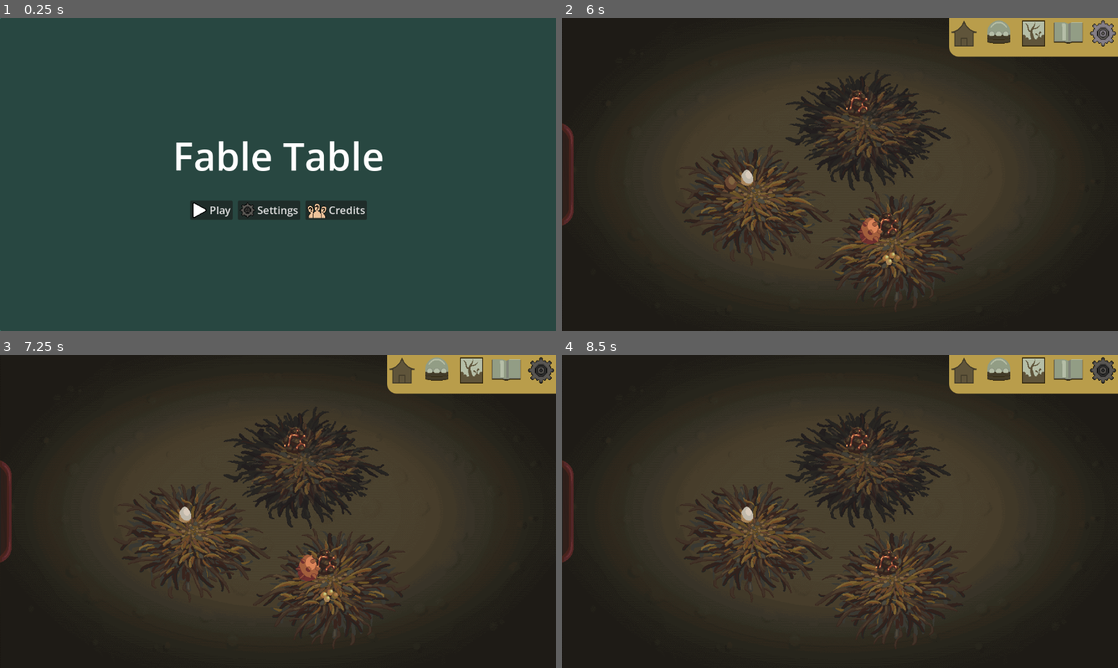
Above: before the commit, frames 1-4 (two rows, left to right).
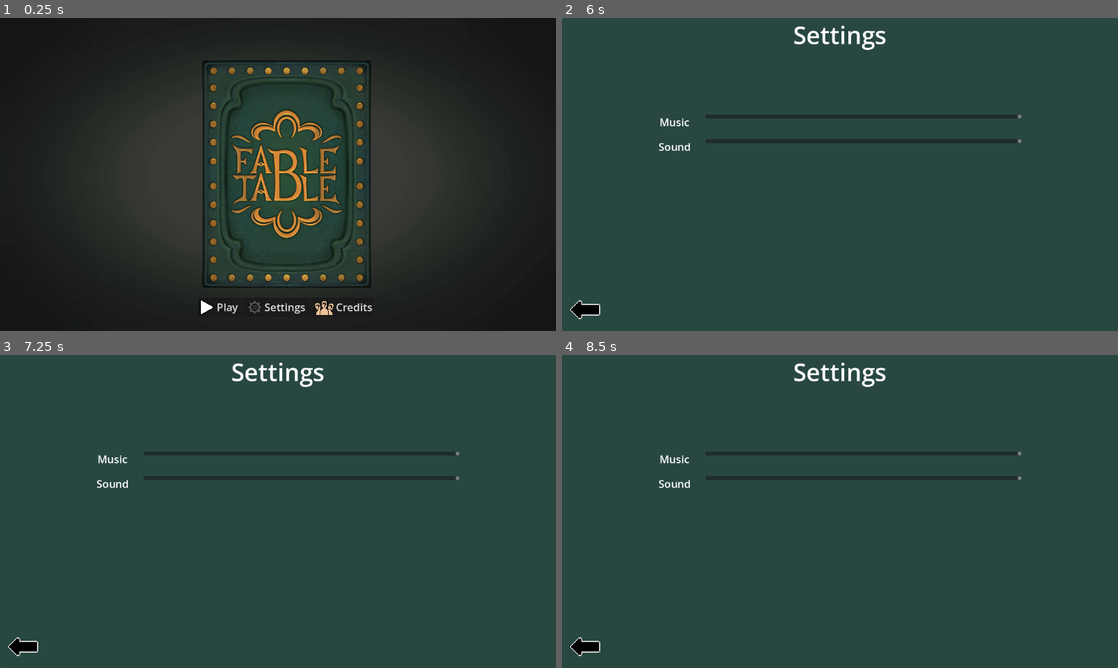
Above: after the commit, the same moments.

Repository: FrostyEmby/cafe-dot-secret-ingredient
Game: Godot game, scene res://scenes/main_menu.tscn
Two runs of this game, one before a commit and one after it. Both use one fixed random seed, a clock stepped at 60 frames per second and the inputs below. Sound files missing from this copy of the repository are replaced by a short silence.
Inputs (mouse positions are in pixels of both pictures, inside the frame that each line leads up to):
- Up to frame 1 (0.25 s): no input
- Up to frame 2 (6 s): click "Settings" at 0.5 s; click (584, 309) at 1.25 s; click "Credits" at 2 s; click "Back" at 2.75 s; click "Play" at 3.5 s; click (1101, 36) at 4.25 s; click (1101, 36) at 5.02 s; click (962, 36) at 5.77 s
- Up to frame 3 (7.25 s): click (189, 514) at 6.52 s
- Up to frame 4 (8.5 s): click (873, 567) at 7.27 s; click (890, 592) at 8.02 s

The runs differ from the first frame. In frame 1, 70% of the frame differs, in the area x 0-100%, y 0-100%; in frame 2, 97%; in frame 3, 97%; in frame 4, 97%.

Commit message:
Main menu visuals

Diff:
--- a/scenes/main_menu.tscn
+++ b/scenes/main_menu.tscn
@@ -1,104 +1,94 @@
-[gd_scene load_steps=11 format=3 uid="uid://dhs6v4k8dmjo4"]
+[gd_scene format=3 uid="uid://dhs6v4k8dmjo4"]
 
 [ext_resource type="Script" uid="uid://dvdg3gi0uee1j" path="res://scripts/main_menu.gd" id="1_wu84c"]
+[ext_resource type="Texture2D" uid="uid://dadd0whb2ulsl" path="res://art/final props/Gradient Background.png" id="2_5dd4i"]
 [ext_resource type="Theme" uid="uid://4vrmlk1raavy" path="res://resources/theme.tres" id="2_8ln24"]
+[ext_resource type="Texture2D" uid="uid://dy0st642kg23l" path="res://art/title/title book2.png" id="3_lgwnu"]
 [ext_resource type="Texture2D" uid="uid://b24uftqnjnnwv" path="res://art/icons/Play.png" id="3_rtw2f"]
 [ext_resource type="Texture2D" uid="uid://cgn6g6ykgffnx" path="res://art/icons/gear.png" id="4_oa1go"]
 [ext_resource type="PackedScene" uid="uid://b085dkuk7uq8r" path="res://scenes/mini_menu.tscn" id="5_8ln24"]
 [ext_resource type="Texture2D" uid="uid://b6mh3wjq2rely" path="res://art/icons/who.png" id="5_oa1go"]
 [ext_resource type="AudioStream" uid="uid://ct3ff1chu1rmr" path="res://sound/music/Calm entry.wav" id="6_rtw2f"]
-[ext_resource type="AudioStream" uid="uid://blvokbg44omm3" path="res://sound/sound effects/Accept.wav" id="8_tbmy8"]
 
-[sub_resource type="LabelSettings" id="LabelSettings_fu7sn"]
-font_size = 80
-
-[sub_resource type="LabelSettings" id="LabelSettings_jix8l"]
-font_size = 30
-
-[node name="Main Menu" type="Control"]
+[node name="Main Menu" type="Control" unique_id=490014450]
 layout_mode = 3
 anchors_preset = 0
 script = ExtResource("1_wu84c")
 
-[node name="PanelContainer" type="PanelContainer" parent="."]
+[node name="Background" type="TextureRect" parent="." unique_id=2100330824]
 layout_mode = 0
-offset_right = 1154.0
-offset_bottom = 648.0
+offset_right = 1153.0
+offset_bottom = 649.0
+texture = ExtResource("2_5dd4i")
+expand_mode = 1
+stretch_mode = 4
+
+[node name="Title Book" type="TextureRect" parent="." unique_id=353676113]
+layout_mode = 0
+offset_left = 113.0
+offset_top = 52.0
+offset_right = 1082.0
+offset_bottom = 594.0
+texture = ExtResource("3_lgwnu")
+expand_mode = 1
+stretch_mode = 4
+
+[node name="PanelContainer" type="PanelContainer" parent="." unique_id=250923396]
+layout_mode = 0
+offset_left = 409.0
+offset_top = 579.0
+offset_right = 775.0
+offset_bottom = 619.0
 theme = ExtResource("2_8ln24")
 
-[node name="VBoxContainer" type="VBoxContainer" parent="PanelContainer"]
-layout_mode = 2
-alignment = 1
-
-[node name="Title" type="Label" parent="PanelContainer/VBoxContainer"]
-layout_mode = 2
-text = "Fable Table"
-label_settings = SubResource("LabelSettings_fu7sn")
-horizontal_alignment = 1
-
-[node name="Subtitle" type="Label" parent="PanelContainer/VBoxContainer"]
-visible = false
-layout_mode = 2
-text = "By Ripesto, Nyx, VDubbz, FrostyEmby, Madpole, Mint_rps"
-label_settings = SubResource("LabelSettings_jix8l")
-horizontal_alignment = 1
-
-[node name="MarginContainer" type="MarginContainer" parent="PanelContainer/VBoxContainer"]
-layout_mode = 2
-theme = ExtResource("2_8ln24")
-theme_override_constants/margin_top = 30
-
-[node name="HBoxContainer" type="HBoxContainer" parent="PanelContainer/VBoxContainer"]
+[node name="HBoxContainer" type="HBoxContainer" parent="PanelContainer" unique_id=1090407748]
 layout_mode = 2
 size_flags_horizontal = 4
 alignment = 1
 
-[node name="Play" type="Button" parent="PanelContainer/VBoxContainer/HBoxContainer"]
+[node name="Play" type="Button" parent="PanelContainer/HBoxContainer" unique_id=1936147501]
 layout_mode = 2
 theme = ExtResource("2_8ln24")
 text = "Play"
 icon = ExtResource("3_rtw2f")
 alignment = 0
 
-[node name="Space" type="MarginContainer" parent="PanelContainer/VBoxContainer/HBoxContainer"]
+[node name="Space" type="MarginContainer" parent="PanelContainer/HBoxContainer" unique_id=206864820]
 layout_mode = 2
 theme = ExtResource("2_8ln24")
 theme_override_constants/margin_right = 3
 
-[node name="Settings" type="Button" parent="PanelContainer/VBoxContainer/HBoxContainer"]
+[node name="Settings" type="Button" parent="PanelContainer/HBoxContainer" unique_id=1805894709]
 layout_mode = 2
 theme = ExtResource("2_8ln24")
 text = "Settings"
 icon = ExtResource("4_oa1go")
 alignment = 0
 
-[node name="Space2" type="MarginContainer" parent="PanelContainer/VBoxContainer/HBoxContainer"]
+[node name="Space2" type="MarginContainer" parent="PanelContainer/HBoxContainer" unique_id=888379846]
 layout_mode = 2
 theme = ExtResource("2_8ln24")
 theme_override_constants/margin_right = 3
 
-[node name="Credits" type="Button" parent="PanelContainer/VBoxContainer/HBoxContainer"]
+[node name="Credits" type="Button" parent="PanelContainer/HBoxContainer" unique_id=859294853]
 layout_mode = 2
 theme = ExtResource("2_8ln24")
 text = "Credits"
 icon = ExtResource("5_oa1go")
 alignment = 0
 
-[node name="Mini Menu" parent="." instance=ExtResource("5_8ln24")]
+[node name="Mini Menu" parent="." unique_id=1306011916 instance=ExtResource("5_8ln24")]
 visible = false
 layout_mode = 0
 offset_left = 802.0
 offset_right = 1152.0
 
-[node name="Music" type="AudioStreamPlayer" parent="."]
+[node name="Music" type="AudioStreamPlayer" parent="." unique_id=1966488827]
 stream = ExtResource("6_rtw2f")
 autoplay = true
 mix_target = 1
 
-[node name="Press" type="AudioStreamPlayer" parent="."]
-stream = ExtResource("8_tbmy8")
-
-[connection signal="pressed" from="PanelContainer/VBoxContainer/HBoxContainer/Play" to="." method="_on_play_pressed"]
-[connection signal="pressed" from="PanelContainer/VBoxContainer/HBoxContainer/Settings" to="." method="_on_settings_pressed"]
-[connection signal="pressed" from="PanelContainer/VBoxContainer/HBoxContainer/Credits" to="." method="_on_credits_pressed"]
+[connection signal="pressed" from="PanelContainer/HBoxContainer/Play" to="." method="_on_play_pressed"]
+[connection signal="pressed" from="PanelContainer/HBoxContainer/Settings" to="." method="_on_settings_pressed"]
+[connection signal="pressed" from="PanelContainer/HBoxContainer/Credits" to="." method="_on_credits_pressed"]
 [connection signal="finished" from="Music" to="." method="_on_music_finished"]
--- a/scripts/main_menu.gd
+++ b/scripts/main_menu.gd
@@ -2,27 +2,16 @@
 
 var save : Save = load("res://resources/save.tres")
 
-@onready var menu = $"Mini Menu/HBoxContainer"
-
 func _on_play_pressed() -> void:
 	# goes to incubator scene
-	save.main_exit = true
-	$Press.play()
-	#await $Press.finished
 	get_tree().change_scene_to_file("uid://g28updgkaqym")
 
 
 func _on_settings_pressed() -> void:
-	$Press.play()
-	menu.visible = false
-	#await $Press.finished
 	get_tree().change_scene_to_file("uid://bgagifdev40yk")
 
 
 func _on_credits_pressed() -> void:
-	$Press.play()
-	menu.visible = false
-	#await $Press.finished
 	get_tree().change_scene_to_file("uid://d2ptf51hotg12")
 
 
